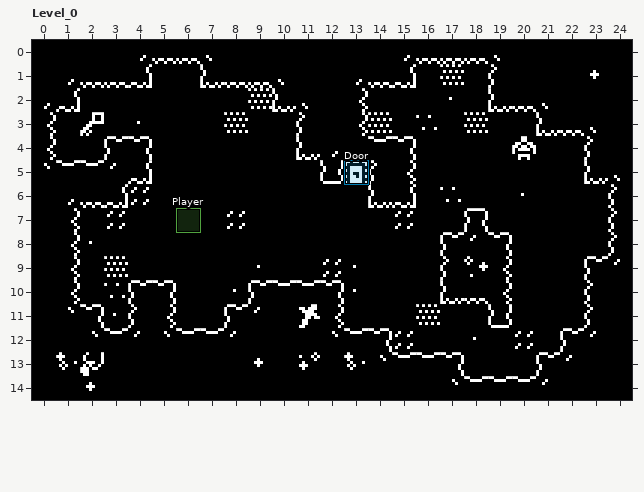
One commit to this LDtk project: source/maps/testlevel.ldtk. This is how it looked before the edit.
Cells are 8x8 px. Shown: Level_0 x 0..24, y 0..14.
After:
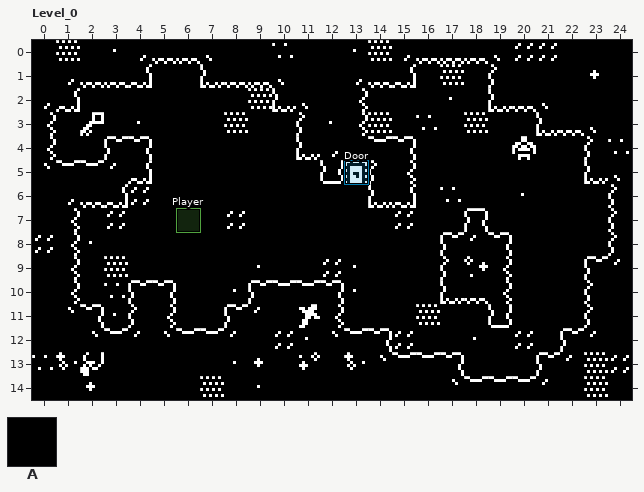
Key: from "Walls": A 1.
_ is an empty cell, . an unchanged one.
Edits made:
--- layer "Walls" (now hidden)
@@ x 1..21 @@
- 0 A.A......A..AA.....AA
+ 0 _._......_..__.....__
@@ x 12..24 @@
- 3 A............
- 4 ............A
+ 3 _............
+ 4 ............_
@@ x 0..0 @@
- 8 A
+ 8 _
@@ x 0..24 @@
-12 ..........AA.............
-13 A.......A..............AA
-14 .......A.A.............A.
+12 ..........__.............
+13 _......._..............__
+14 ......._._............._.
